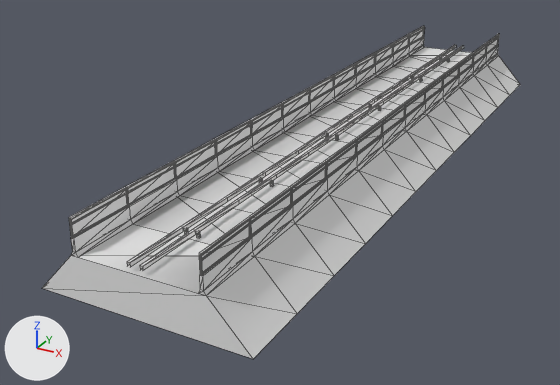
Renders of the OBJ model Resources/Meshes/Ground_Pavement.obj from each side of a commit.
Before and after are seen from a 50 mm lens placed at (26.7, -63.0, 22.9), pointed at (-4.9, -5.5, -5.9). The axes (+X, +Y, +Z) are drawn at lower left. The lights are the same throughout. Mesh edges are drawn as thin lines. Where no turn or scale is listed for an object, it has been applied to the vertices.

The first picture shows 'Ground_Pavement'.
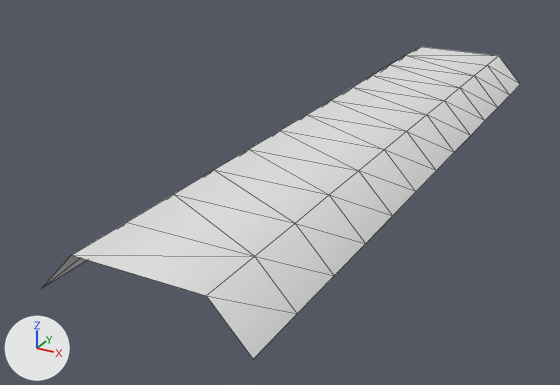
Edits to the scene script, one JSON object a line:
```json
{"block": "me_ground_pavement", "where": "# used by ob_ground_pavement; location = (0.0, 0.0, 0.0)"}
{"op": "remove", "block": "me_ground_pavement", "code": "me_ground_pavement.from_pydata(...)  # 954 vertices, 1476 faces; spans x -8.0..8.0, y -32.0..32.0, z -3.2..2.7"}
{"op": "add", "block": "me_ground_pavement", "code": "me_ground_pavement.from_pydata(...)  # 52 vertices, 72 faces; spans x -8.0..8.0, y -32.0..32.0, z -3.2..0.1"}
{"block": "me_ground_pavement", "change": "me_ground_pavement part 1: 48 loose pieces with 772 vertices, spanning x -4.8..4.8, y -32.0..32.0, z 0.0..2.7, are deleted"}
{"block": "me_ground_pavement", "change": "me_ground_pavement part 2"}
{"block": "me_ground_pavement", "change": "130 vertices are removed from x -4.8..4.8, y -32.0..32.0, z 0.0..1.3"}
{"block": "me_ground_pavement", "change": "308 faces are deleted"}
{"block": "me_ground_pavement", "change": "me_ground_pavement part 3: the surface is now shaded smooth"}
```

Changed parts and their boxes (x1, y1, x2, y2) in the pictures (560 x 385 px):
```json
{"object": "Ground_Pavement", "change": "reshaped", "before": [42, 26, 520, 359], "after": [42, 47, 520, 359], "on screen": "6% shorter"}
{"part": 1, "of": "me_ground_pavement", "change": "deleted", "before": [69, 26, 500, 276]}
{"part": 2, "of": "me_ground_pavement", "change": "deleted", "before": [42, 37, 499, 359]}
```
